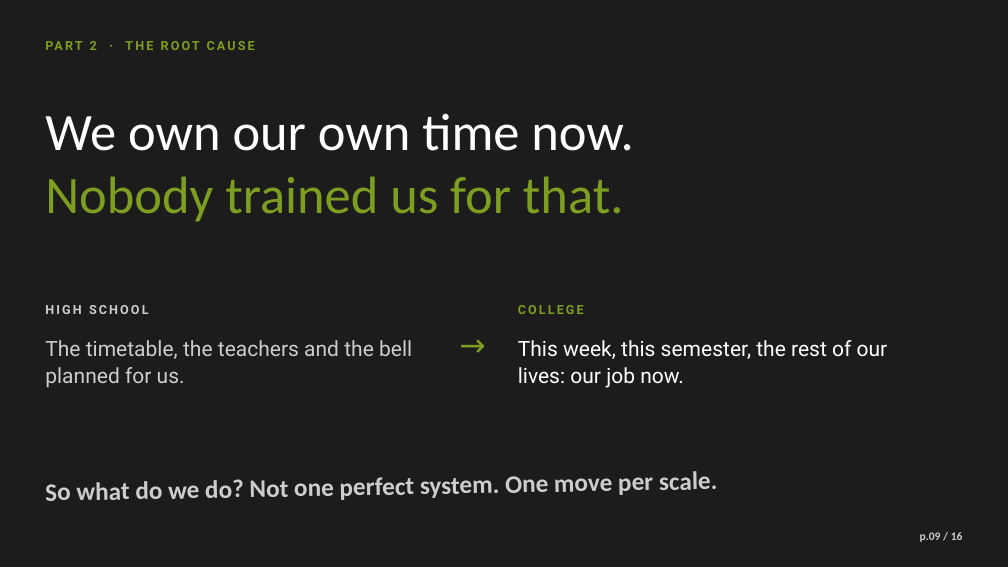
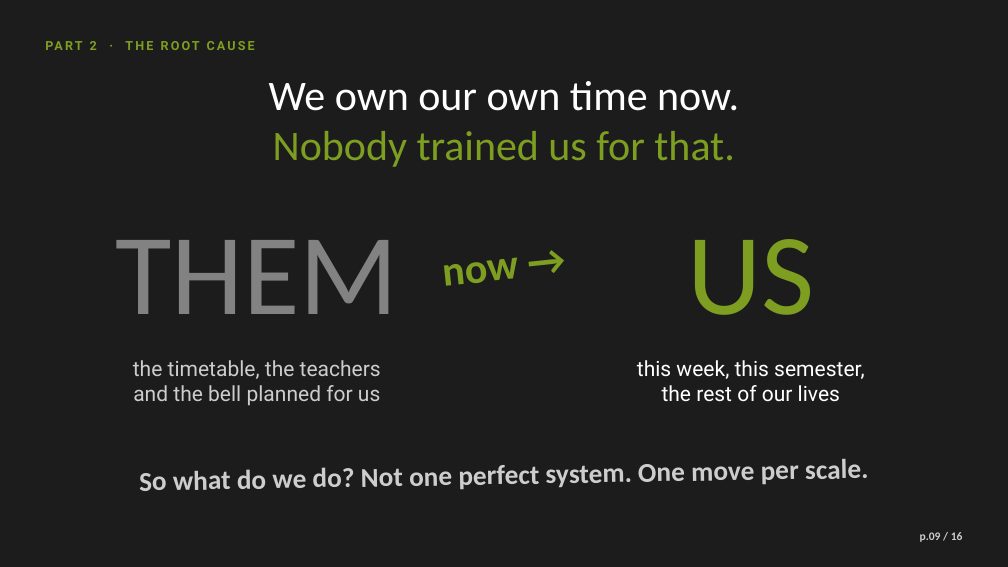
Before and after one commit to Kyson-CCHEN/English-presentation, a slide deck: slide 9 of Planning_Is_the_Pressure.pptx. Drawn at 1008x567 pixels with LibreOffice and Linux fonts; fonts in the diff are those of the drawing. Boxes give left, top, right and bottom in pixels: in the first picture for what was removed or moved away, otherwise in the second. Text is boxed around its words. In the diff, an @@ line names an element or a change of style, - is before the commit and + after.

```diff
--- a/Planning_Is_the_Pressure.pptx
+++ b/Planning_Is_the_Pressure.pptx
@@ text "We own our own time ...": place and size @@
-text "We own our own time ..." at [45, 113, 633, 222]
+text "We own our own time ..." at [269, 81, 739, 167]
@@ text "We own our own time ..." at [269, 81, 739, 167]: size 50 to 40 pt; alignment left to centre @@
@@ text added at [687, 239, 814, 315], 110 pt, text #7D9E20 @@
+US
@@ text added at [115, 240, 398, 314], 110 pt, text #828282 @@
+THEM
@@ text added at [444, 257, 520, 286], 40 pt, text #7D9E20, bold @@
+now →
@@ text removed at [45, 305, 149, 314] @@
-HIGH SCHOOL
@@ text removed at [450, 325, 495, 371] @@
-→
@@ text removed at [518, 305, 584, 314] @@
-COLLEGE
@@ text at [133, 360, 381, 406]: text changed @@
-The timetable, the teachers and the bell planned for us.
+the timetable, the teachers
+and the bell planned for us
@@ text at [637, 360, 864, 401]: text changed @@
-This week, this semester, the rest of our lives: our job now.
+this week, this semester,
+the rest of our lives
@@ text "So what do we do? ...": place and size @@
-text "So what do we do? ..." at [45, 471, 718, 501]
+text "So what do we do? ..." at [139, 459, 868, 491]
@@ text "So what do we do? ..." at [139, 459, 868, 491]: size 24 to 26 pt; alignment left to centre @@
```
Also in this commit, not shown: 2 other slides changed.
